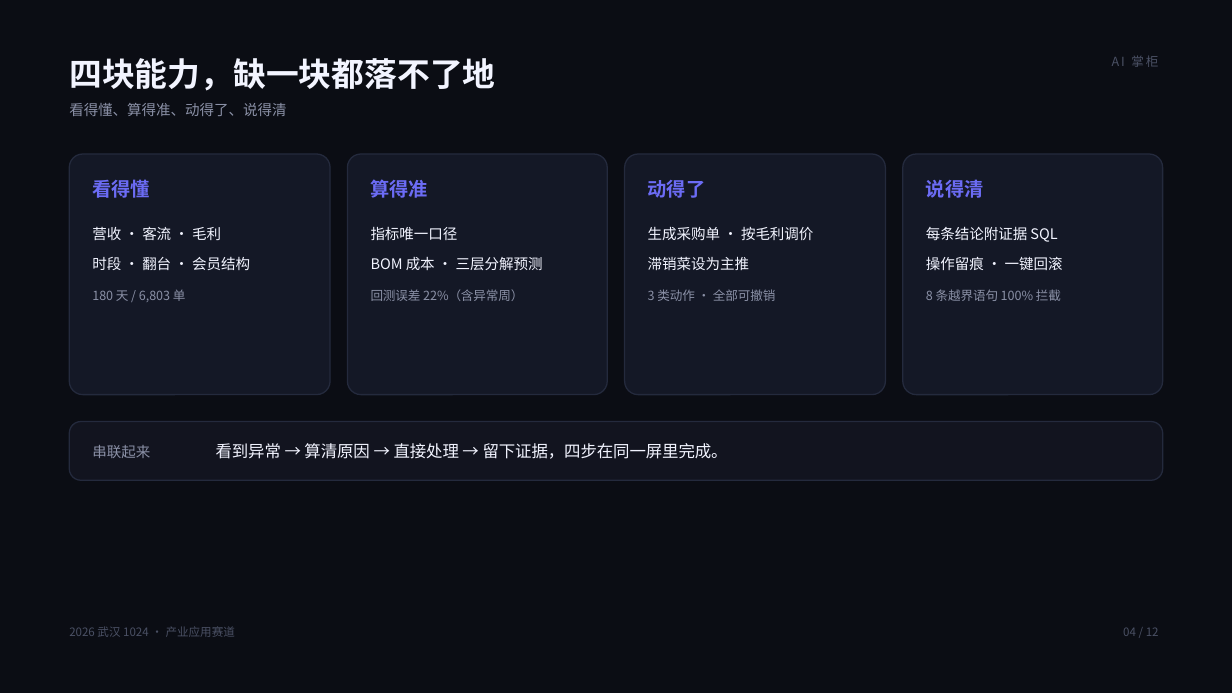
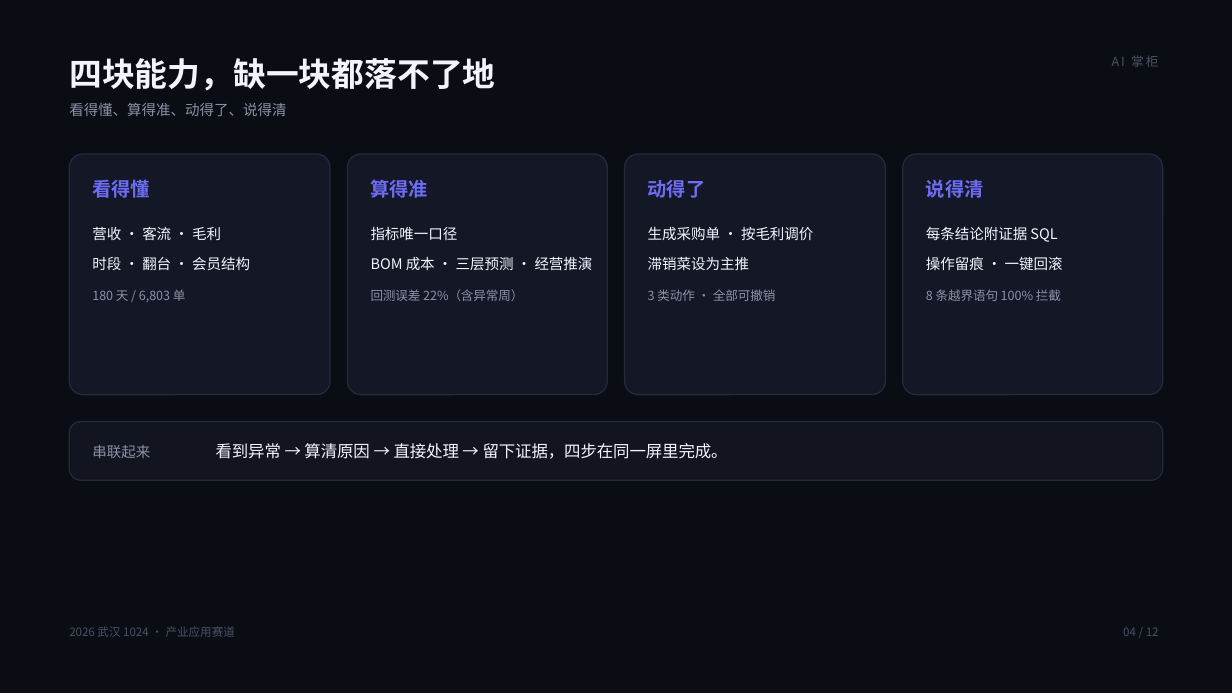
Before and after one commit to wsj20011001/ai-zhanggui, a slide deck: slide 4 of docs/AI掌柜-路演PPT/AI掌柜-路演PPT.pptx. Drawn at 1232x693 pixels with LibreOffice and Linux fonts; fonts in the diff are those of the drawing. Boxes give left, top, right and bottom in pixels: in the first picture for what was removed or moved away, otherwise in the second. Text is boxed around its words. In the diff, an @@ line names an element or a change of style, - is before the commit and + after.

Commit message:
feat: 决策推演器 + CSV 真实数据导入；docs: 截图与说明更新

```diff
--- a/docs/AI掌柜-路演PPT/AI掌柜-路演PPT.pptx
+++ b/docs/AI掌柜-路演PPT/AI掌柜-路演PPT.pptx
@@ text at box(371, 257, 593, 270): text changed @@
-BOM 成本 · 三层分解预测
+BOM 成本 · 三层预测 · 经营推演
```
Also in this commit, not shown: 14 other files.
